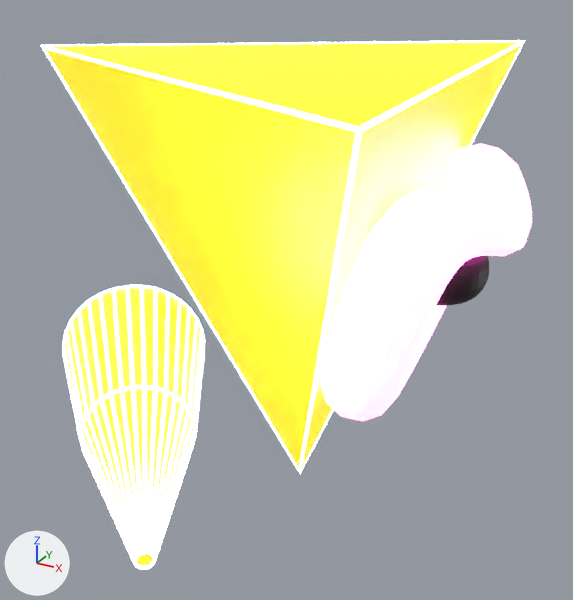
The FBX model Assets/Art/Models/Enemies/Illumiboy.fbx: old version first, new version second.
Both versions are drawn from a 50 mm lens placed at (0.145, -0.277, 0.148), pointed at (-0.007, -0.001, 0.01). The axes (+X, +Y, +Z) are drawn at lower left. The lights are the same throughout. The first picture is the older version.

Before the edit, the objects in view are built like this:
```python
ob_arm = bpy.data.objects.new('Arm', me_cylinder_011)
ob_arm.parent = ob_illumiboy
ob_arm.location = (0.488, 0.729, -0.181)
ob_arm.rotation_euler = (1.612, -0.618, 0.0805)  # degrees (92, -35, 4.6)
ob_arm.scale = (0.193, 0.193, 0.193)
ob_illumiboy = bpy.data.objects.new('Illumiboy', me_cone_001)
ob_illumiboy.location = (0.0, 0.0, 0.0)
ob_illumiboy.rotation_euler = (0.0, 0.0, 0.59)  # degrees (0, 0, 34)
ob_illumiboy.scale = (-0.126, -0.126, -0.126)
ob_sphere_001 = bpy.data.objects.new('Sphere.001', me_sphere_002)
ob_sphere_001.parent = ob_torus
ob_sphere_001.location = (-0.0704, -0.0057, -0.143)
ob_sphere_001.rotation_euler = (-0.304, 1.232, -0.861)  # degrees (-17, 71, -49)
ob_sphere_001.scale = (-0.302, -0.302, -0.302)
ob_torus = bpy.data.objects.new('Torus', me_torus)
ob_torus.parent = ob_illumiboy
ob_torus.location = (-0.361, 0.228, -0.342)
ob_torus.rotation_euler = (-0.994, -0.951, 0.599)  # degrees (-57, -54, 34)
ob_torus.scale = (-0.458, -0.458, -0.458)
```
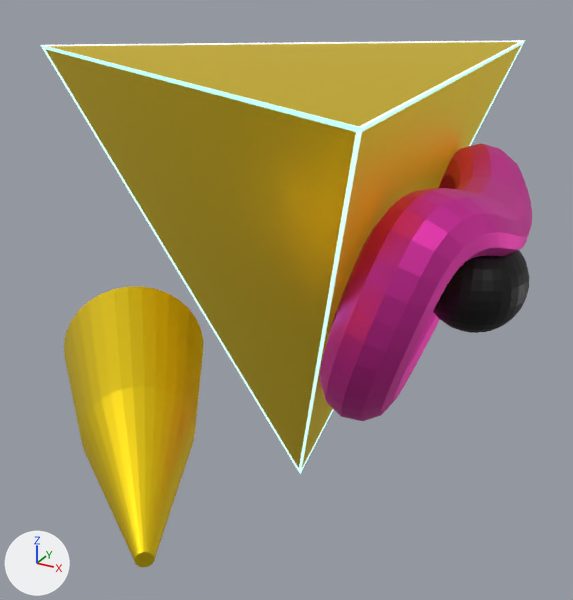
Location of each change, [x1, y1, x2, y2] in pixels of the pictures (573 x 600 px):
'Illumiboy', surface changed, recoloured (darker): [40, 40, 525, 474] in both
'Torus', recoloured, surface changed (white to pink): [320, 144, 532, 421] in both
'Arm', surface changed, recoloured, reshaped (darker): before [62, 285, 205, 570]; after [64, 286, 203, 567]
'Eye', added (black): after [433, 250, 529, 333]
'Sphere.001', deleted: before [436, 255, 489, 305]
part 1 of me_cylinder_011, deleted: before [62, 285, 205, 570]

Patch to the scene script:
```diff
--- a/Assets/Art/Models/Enemies/Illumiboy.fbx.py
+++ b/Assets/Art/Models/Enemies/Illumiboy.fbx.py
@@ mat_material @@
 mat_material.base_color = (0.991, 0.745, 0.0185)  # yellow #fee025
-mat_material.metallic = 0.311
-mat_material.emission_color = (0.715, 0.499, 0.0154)  # yellow #dcbb21
-mat_material.emission_strength = 1.1
+mat_material.metallic = 1.0
@@ mat_lineslightblue @@
 mat_lineslightblue.emission_color = (0.309, 1.0, 0.913)  # cyan #97fff5
-mat_lineslightblue.emission_strength = 25.0
+mat_lineslightblue.emission_strength = 1.0
@@ mat_linesmappink @@
 mat_linesmappink = principled_material('LinesMapPink')
-mat_linesmappink.base_color = (1.0, 0.92, 0.98)  # white #fff6fd
-mat_linesmappink.emission_color = (1.0, 0.0648, 0.565)  # pink #ff48c6
-mat_linesmappink.emission_strength = 10.0
+mat_linesmappink.base_color = (1.0, 0.0648, 0.565)  # pink #ff48c6
+mat_linesmappink.metallic = 1.0
@@ me_cylinder_011 @@
 # used by ob_arm; parent = ob_illumiboy; location = (0.488, 0.729, -0.181); rotation_euler = (1.612, -0.618, 0.0805), in degrees (92, -35, 4.6); scale = (0.193, 0.193, 0.193)
-me_cylinder_011.from_pydata(...)  # 832 vertices, 994 faces; spans x -0.99..0.99, y -0.99..0.99, z -3.07..1.4
+me_cylinder_011.from_pydata(...)  # 128 vertices, 98 faces; spans x -0.97..0.97, y -0.97..0.97, z -3.05..1.38
+# me_cylinder_011 part 1: the loose piece of 704 vertices spanning x -0.99..0.99, y -0.99..0.99, z -3.07..1.4 is deleted
 me_cylinder_011.materials.append(mat_material)
-me_cylinder_011.materials.append(mat_lineslightblue)  # red #ff7786, glowing cyan #97fff5
@@ me_sphere_003 @@
+me_sphere_003.from_pydata(...)  # a UV sphere (32 segments, 16 rings, poles along z) spanning x -1.0..1.0, y -1.0..1.0, z -1.0..1.0
+me_sphere_003.materials.append(mat_basemap)  # black #000000
@@ ob_sphere_001 @@
-ob_sphere_001 = bpy.data.objects.new('Sphere.001', me_sphere_002)
-ob_sphere_001.parent = ob_torus
-ob_sphere_001.location = (-0.0704, -0.0057, -0.143)
-ob_sphere_001.rotation_euler = (-0.304, 1.232, -0.861)  # degrees (-17, 71, -49)
-ob_sphere_001.scale = (-0.302, -0.302, -0.302)
@@ ob_eye @@
+ob_eye = bpy.data.objects.new('Eye', me_sphere_003)
+ob_eye.parent = ob_torus
+ob_eye.location = (-0.0591, -0.0359, -0.37)
+ob_eye.rotation_euler = (-0.304, 1.232, -0.861)  # degrees (-17, 71, -49)
+ob_eye.scale = (-0.34, -0.34, -0.34)
```
